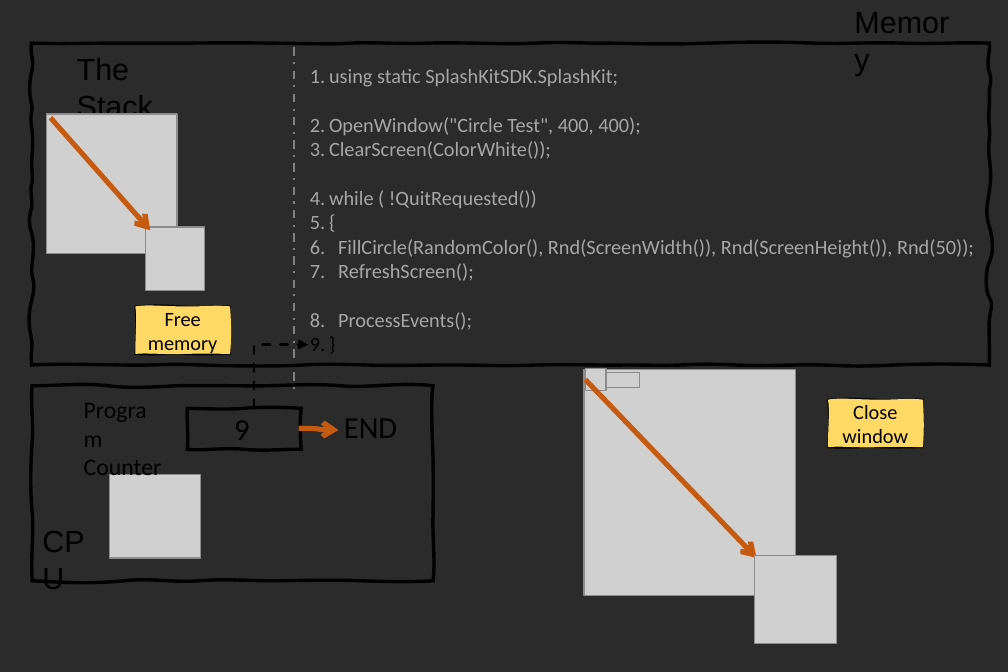
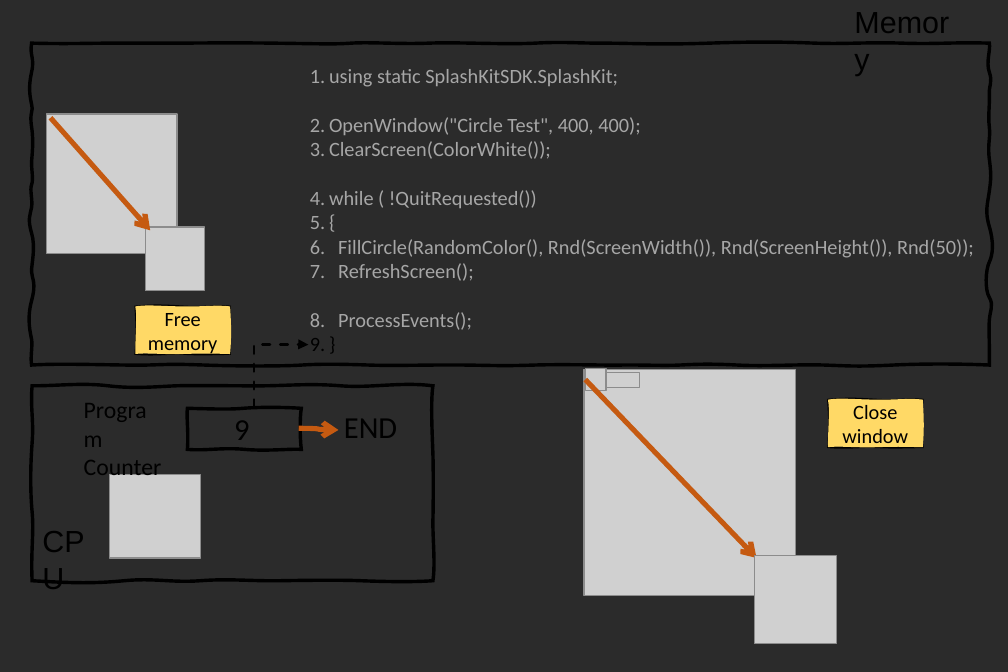
Before and after one commit to splashkit/the-programmers-field-guide, a slide deck: slide 16 of resources/ppt-slides/while-loop-splashkit.pptx. Drawn at 1008x672 pixels with LibreOffice and Linux fonts; fonts in the diff are those of the drawing; grey boxes stand for pictures; background and template pictures are left out; a plain dark background stands for a picture behind light text. Boxes give left, top, right and bottom in pixels: in the first picture for what was removed or moved away, otherwise in the second. Text is boxed around its words. In the diff, an @@ line names an element or a change of style, - is before the commit and + after.

```diff
--- a/resources/ppt-slides/while-loop-splashkit.pptx
+++ b/resources/ppt-slides/while-loop-splashkit.pptx
@@ text removed at (77, 58, 153, 123) @@
-The Stack
@@ line removed from (294, 48) to (294, 394) @@
```
Also in this commit, not shown: 15 other slides changed, 33 other files.
